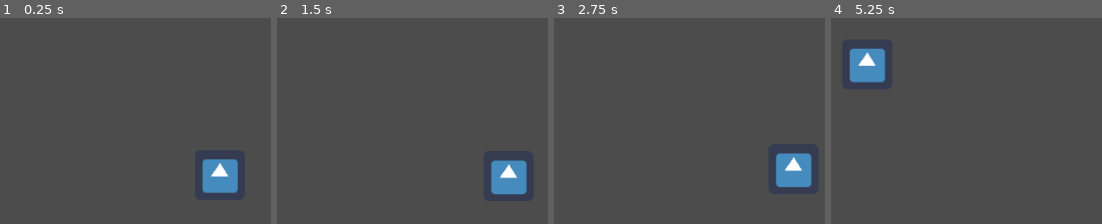
Above: before the commit, frames 1-4 (left to right).
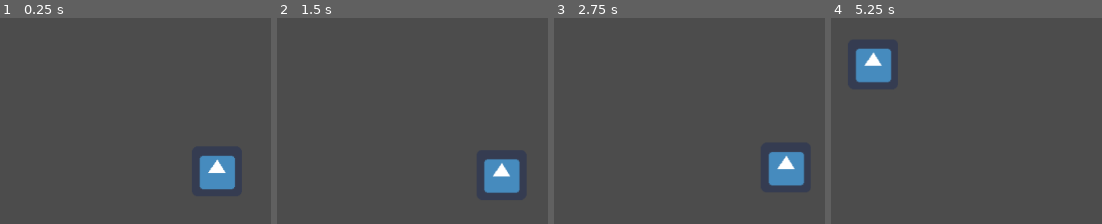
Above: after the commit, the same moments.

Repository: Littlerun-Bastion/Soulless-Steel
Game: Godot game, scene res://game/arena/Arena.tscn
The game is run twice, just before and just after one commit, with the same random seed, the same clock (stepped at 60 frames per second) and the same inputs. The engine's default icon, where the game draws it, is replaced by a stand-in: a white triangle on a blue panel in a dark square.
Inputs:
- Up to frame 1 (0.25 s): no input
- Up to frame 2 (1.5 s): hold D (right) 0.53-1.28 s; hold F (honk) 0.53-1.28 s; hold S (down) from 1.28 s (still down); tap F (honk) at 1.35 s
- Up to frame 3 (2.75 s): release S (down) at 2.03 s; hold D (right) from 2.03 s (still down); hold F (honk) from 2.03 s (still down)
- Up to frame 4 (5.25 s): release D (right) at 2.78 s; release F (honk) at 2.78 s; hold W (up) 2.78-3.53 s; tap F (honk) at 2.85, 4.35 s; hold F (honk) 3.53-4.28 s; hold A (left) 3.53-5.03 s; hold S (down) from 5.03 s (still down); hold F (honk) from 5.03 s (still down)

The runs differ from the first frame. In frame 1, 1.2% of the frame differs, in the area x 73-88%, y 66-85%; in frame 2, 1.6%, in the area x 76-93%, y 68-86%; in frame 3, 1.5%; in frame 4, 1.2%.

Commit message:
Restructure of Mecha's scene

Diff:
--- a/project/game/mecha/Mecha.gd
+++ b/project/game/mecha/Mecha.gd
@@ -1,8 +1,5 @@
-extends Node2D
+extends KinematicBody2D
 class_name Mecha
-
-
-onready var Body = $Body
 
 var max_speed = 200
 var friction = 0.1
--- a/project/game/mecha/Mecha.tscn
+++ b/project/game/mecha/Mecha.tscn
@@ -6,12 +6,10 @@
 [sub_resource type="CircleShape2D" id=1]
 radius = 37.0
 
-[node name="Mecha" type="Node2D"]
+[node name="Mecha" type="KinematicBody2D"]
 script = ExtResource( 1 )
 
-[node name="Body" type="KinematicBody2D" parent="."]
-
-[node name="Texture" type="TextureRect" parent="Body"]
+[node name="Texture" type="TextureRect" parent="."]
 margin_left = -32.7579
 margin_top = -34.0179
 margin_right = 31.2421
@@ -21,5 +19,5 @@
 "_edit_use_anchors_": false
 }
 
-[node name="Collision" type="CollisionShape2D" parent="Body"]
+[node name="Collision" type="CollisionShape2D" parent="."]
 shape = SubResource( 1 )
--- a/project/game/mecha/Player.gd
+++ b/project/game/mecha/Player.gd
@@ -1,6 +1,6 @@
 extends Mecha
 
-onready var Cam = $Body/Camera2D
+onready var Cam = $Camera2D
 
 func _ready():
 	setup()
@@ -13,12 +13,12 @@
 	else:
 		velocity = lerp(velocity, Vector2.ZERO, friction)
 
-	velocity = Body.move_and_slide(velocity)
+	velocity = move_and_slide(velocity)
 
 
 func _input(event):
 	if event.is_action_pressed("honk"):
-		AudioManager.play_sfx("test")
+		AudioManager.play_sfx("test", global_position)
 
 
 func setup():
--- a/project/game/mecha/Player.tscn
+++ b/project/game/mecha/Player.tscn
@@ -6,11 +6,12 @@
 [node name="Player" instance=ExtResource( 1 )]
 script = ExtResource( 2 )
 
-[node name="Camera2D" type="Camera2D" parent="Body" index="0"]
+[node name="Camera2D" type="Camera2D" parent="." index="2"]
 current = true
 drag_margin_h_enabled = true
 drag_margin_v_enabled = true
 smoothing_enabled = true
+smoothing_speed = 7.0
 drag_margin_top = 0.3
 drag_margin_bottom = 0.3
 editor_draw_drag_margin = true
--- a/project/project.godot
+++ b/project/project.godot
@@ -9,7 +9,7 @@
 config_version=4
 
 _global_script_classes=[ {
-"base": "Node2D",
+"base": "KinematicBody2D",
 "class": "Mecha",
 "language": "GDScript",
 "path": "res://game/mecha/Mecha.gd"
